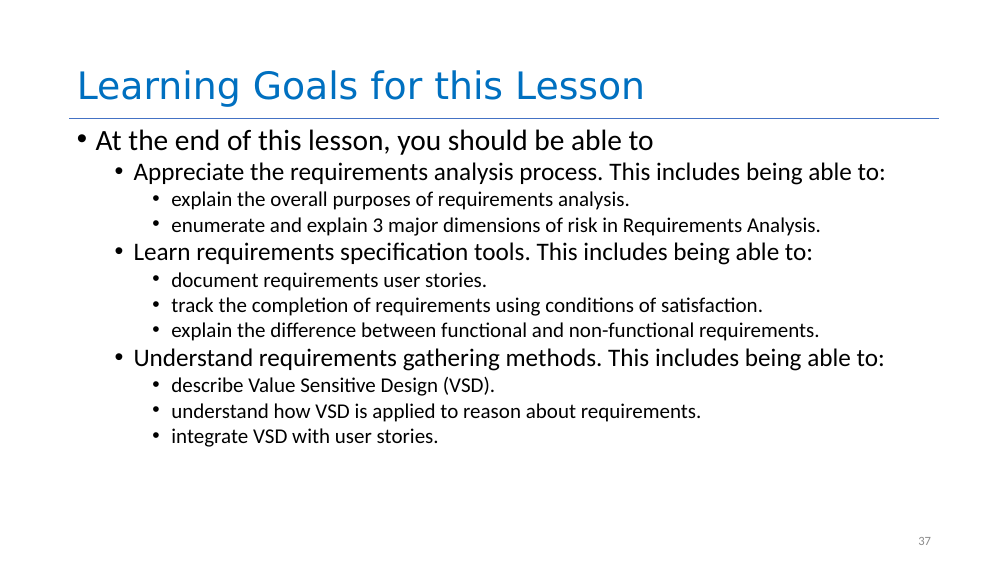
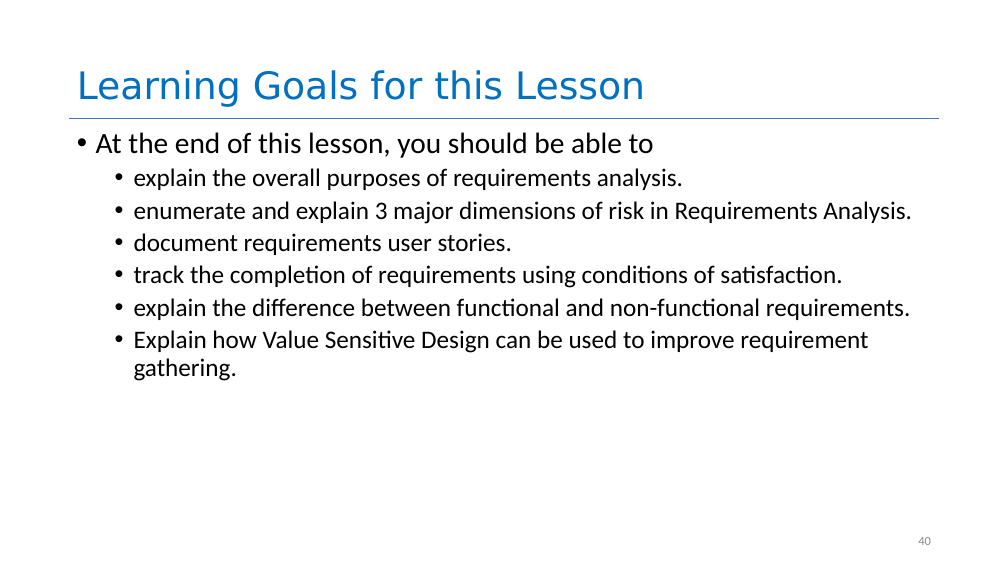
Before and after one commit to yashburshe/CS4530-Fall-2025, a slide deck: slide 40 of Slides/Module 01.2 Requirements Gathering.pptx (slide 37 before the commit). Drawn at 1008x567 pixels with LibreOffice and Linux fonts; fonts in the diff are those of the drawing. Boxes give left, top, right and bottom in pixels: in the first picture for what was removed or moved away, otherwise in the second. Text is boxed around its words. In the diff, an @@ line names an element or a change of style, - is before the commit and + after.

Commit message:
tweaked vsd slides

```diff
--- a/Slides/Module 01.2 Requirements Gathering.pptx
+++ b/Slides/Module 01.2 Requirements Gathering.pptx
@@ text at (x1=96, y1=132, x2=912, y2=320): size 20 to 24 pt in "explain the overall purposes of requirements analysis.", "enumerate and explain 3 major dimensions of ...", "document requirements user stories.", "track the completion of requirements using conditions ..." and 1 more places; line spacing 0.8 to 0.9; list level 3 to 2 in "explain the overall purposes of ..."; list level 3 to 2 in "enumerate and explain 3 major ..."; list level 3 to 2 in "document requirements user stories."; list level 3 to 2 in "track the completion of requirements ..."; list level 3 to 2 in "explain the difference between functional ..." @@
@@ text at (x1=134, y1=162, x2=886, y2=185): paragraph removed @@
-  • Appreciate the requirements analysis process. This includes being able to:
@@ text at (x1=134, y1=242, x2=813, y2=265): paragraph removed @@
-  • Learn requirements specification tools. This includes being able to:
@@ text at (x1=134, y1=330, x2=868, y2=381): text changed; size 20 to 24 pt @@
-  • Understand requirements gathering methods. This includes being able to:
-    • describe Value Sensitive Design (VSD).
-    • understand how VSD is applied to reason about requirements.
-    • integrate VSD with user stories.
+  • Explain how Value Sensitive Design can be used to improve requirement gathering.
@@ page number at (x1=918, y1=537, x2=931, y2=545): text changed @@
-37
+40
```
Also in this commit, not shown: 10 other slides changed, 3 slides added, 2 other files.
